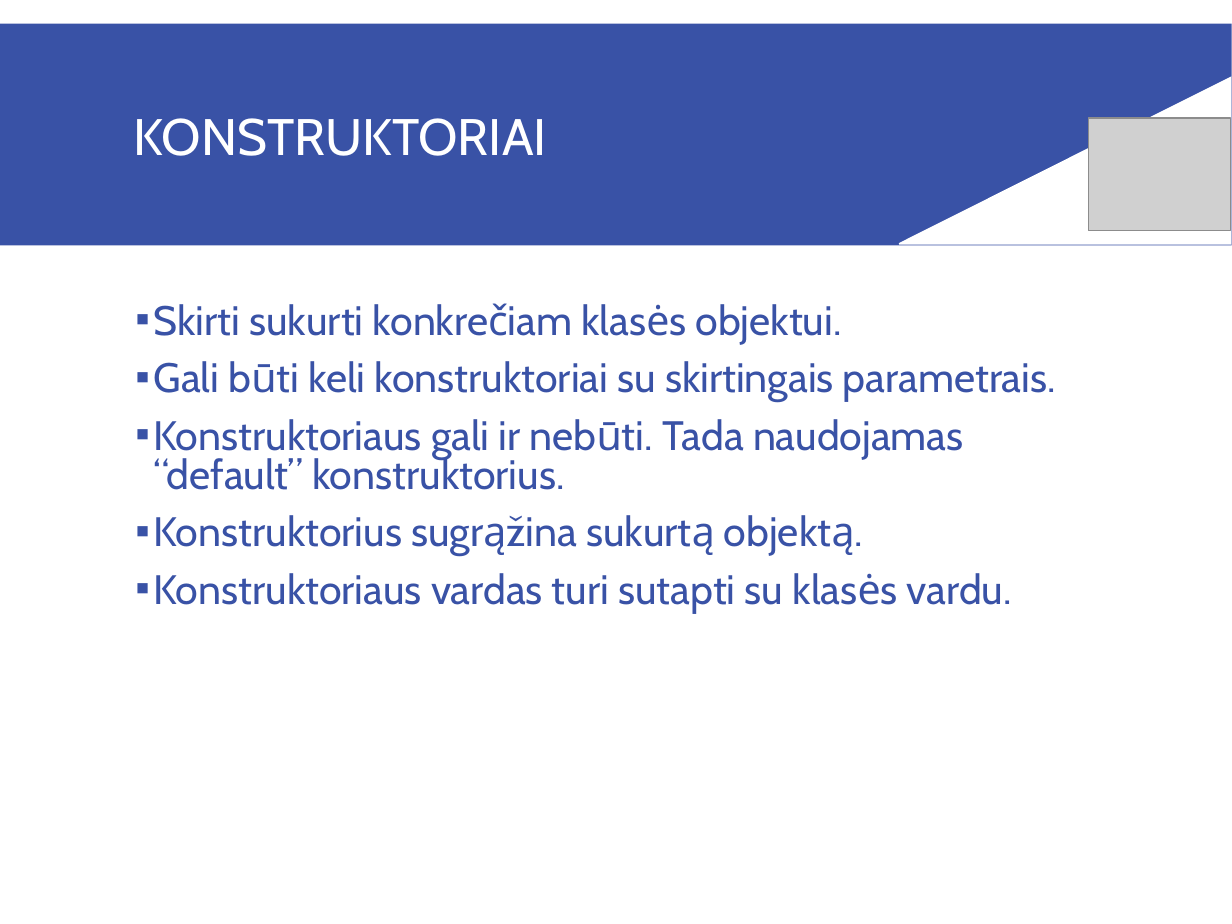
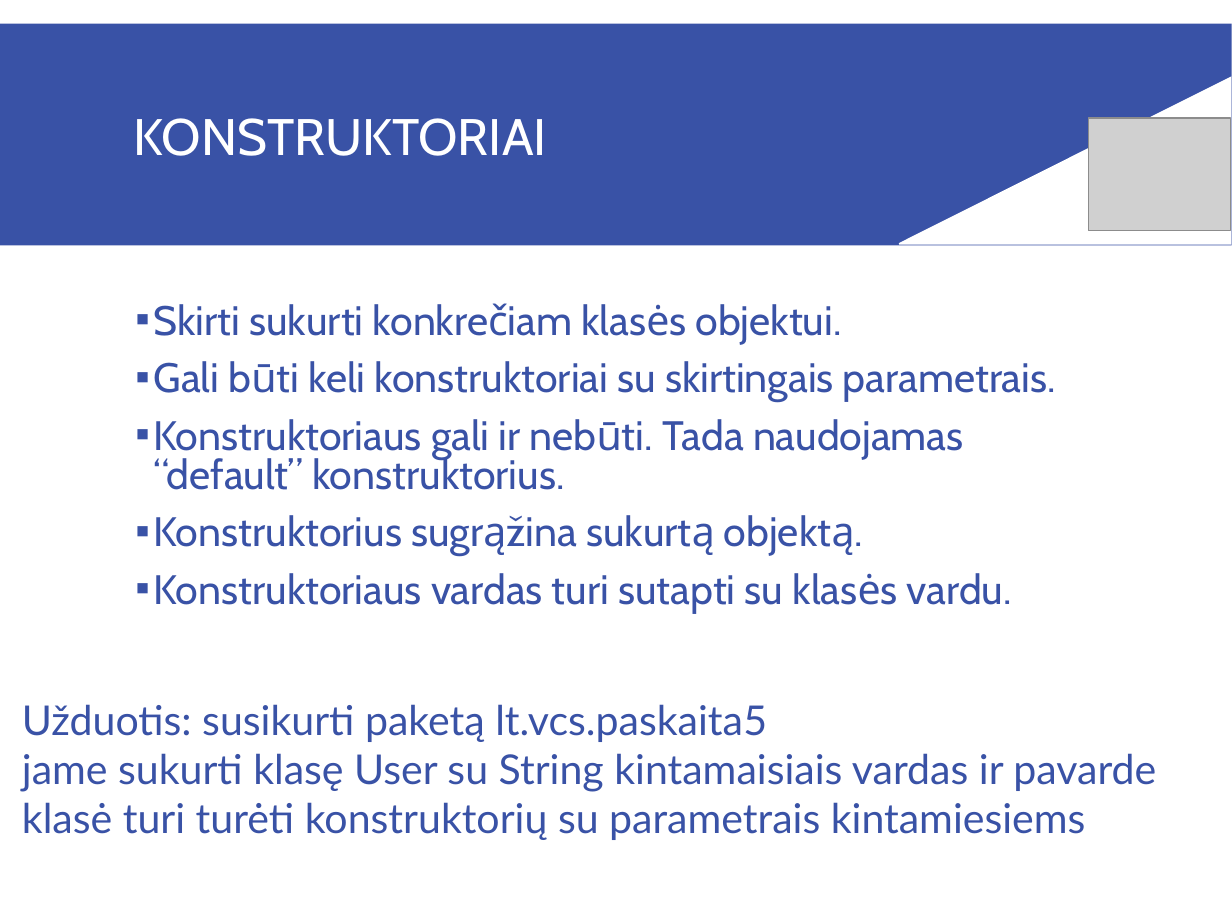
Before and after one commit to raimis-vcs/2016.09.26, a slide deck: slide 4 of paskaituSkaidres/5paskaita.ppt. Drawn at 1232x924 pixels with LibreOffice and Linux fonts; fonts in the diff are those of the drawing; grey boxes stand for pictures. Boxes give left, top, right and bottom in pixels: in the first picture for what was removed or moved away, otherwise in the second. Text is boxed around its words. In the diff, an @@ line names an element or a change of style, - is before the commit and + after.

```diff
--- a/paskaituSkaidres/5paskaita.ppt
+++ b/paskaituSkaidres/5paskaita.ppt
@@ text added at box(22, 704, 1156, 840), 24 pt, text #3952A6 @@
+Užduotis: susikurti paketą lt.vcs.paskaita5
+jame sukurti klasę User su String kintamaisiais vardas ir pavarde
+klasė turi turėti konstruktorių su parametrais kintamiesiems
```
Also in this commit, not shown: 1 other slide changed, 6 other files.
